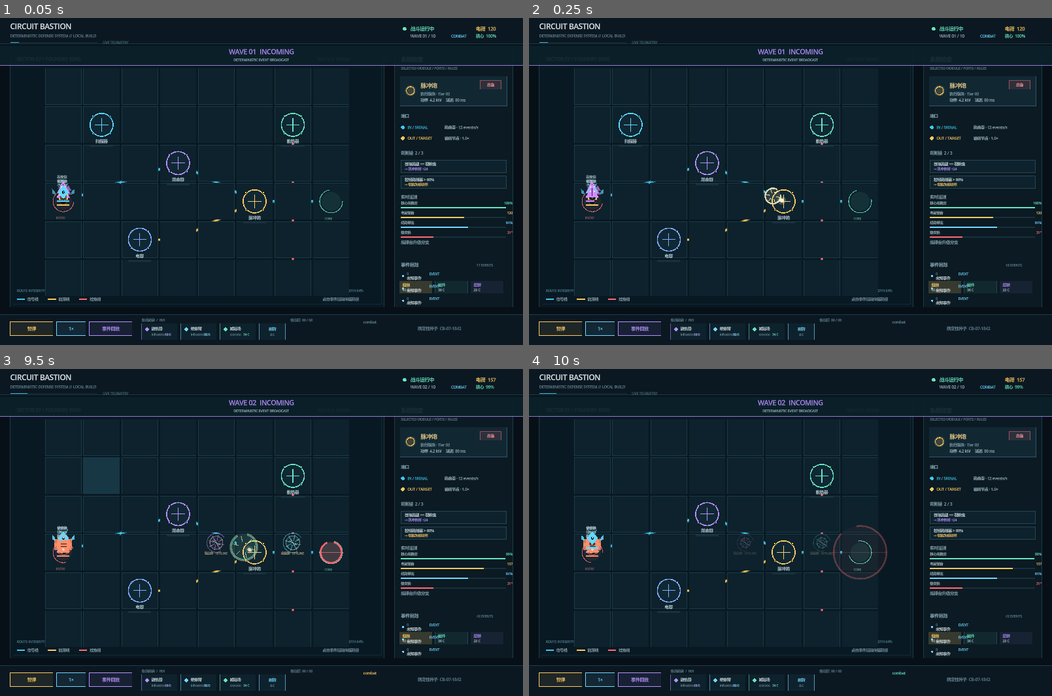
Above: before the commit, frames 1-4 (two rows, left to right).
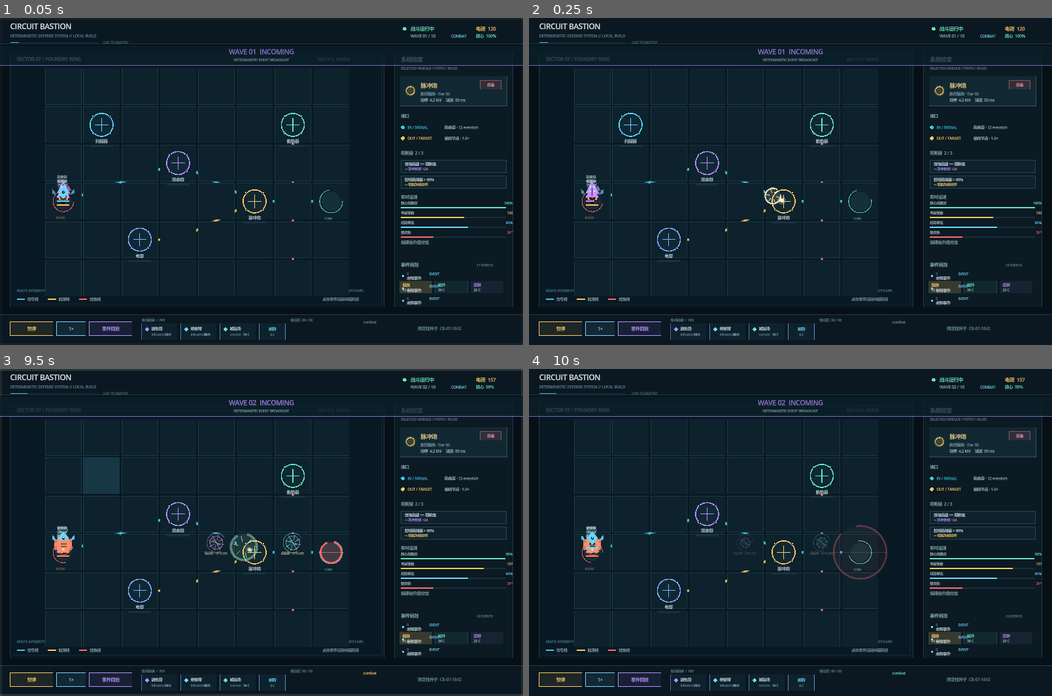
Above: after the commit, the same moments.

Repository: wsw12321/circuit-bastion
Game: Godot game, scene res://scenes/main.tscn
Same seed, same stepped clock (60 frames per second), same inputs: the game is played once before the commit and once after it.
Inputs (mouse positions are in pixels of both pictures, inside the frame that each line leads up to):
- Up to frame 1 (0.05 s): no input
- Up to frame 2 (0.25 s): no input
- Up to frame 3 (9.5 s): tap Enter at 0.5 s; drag from (261, 532) to (313, 460) at 0.52 s; drag from (156, 548) to (235, 597) at 1.27 s; move the mouse to (313, 460) at 2.02 s; tap Delete at 2.1, 5.1, 8.1 s; click (313, 460) at 2.17 s; tap Space at 2.75 s; drag from (235, 597) to (104, 483) at 2.77 s; move the mouse to (418, 581) at 3.52 s; tap R at 3.6, 6.6 s; click (418, 581) at 3.67 s; drag from (104, 483) to (183, 450) at 4.27 s; move the mouse to (287, 532) at 5.02 s; click (287, 532) at 5.17 s; drag from (183, 450) to (156, 548) at 5.77 s; move the mouse to (376, 516) at 6.52 s; click (376, 516) at 6.67 s; drag from (156, 548) to (235, 597) at 7.27 s; move the mouse to (313, 460) at 8.02 s; click (313, 460) at 8.17 s; drag from (235, 597) to (104, 483) at 8.77 s
- Up to frame 4 (10 s): move the mouse to (947, 581) at 9.52 s; tap R at 9.6 s; click (947, 581) at 9.67 s

The runs differ from the first frame. In frame 1, 0.3% of the frame differs, in the area x 0-100%, y 9-15%; in frame 2, 0.3%; in frame 3, 1.2%, in the area x 0-100%, y 0-100%; in frame 4, 0.3%.

Commit message:
feat: add wave rhythm flash and themed result overlay

Diff:
--- a/godot/battle_view.gd
+++ b/godot/battle_view.gd
@@ -1280,8 +1280,17 @@
 			draw_line(core - Vector2(radius, 0), core + Vector2(radius, 0), Color(color, fade * 0.6), 2.0)
 
 func _draw_fx_overlay(size: Vector2) -> void:
+	if screen_feedback_time > 0.0 and not bool(snapshot.get("finished", false)):
+		var feedback_fade := clampf(screen_feedback_strength * (screen_feedback_time / 0.7), 0.0, 1.0)
+		var feedback_color := _effect_color("breach", Color("#ff6b75")) if screen_feedback_strength > 0.7 else _effect_color("hit", Color("#ffca62"))
+		var edge := 4.0 + 5.0 * feedback_fade
+		draw_rect(Rect2(0, 0, size.x, edge), Color(feedback_color, feedback_fade * 0.28), true)
+		draw_rect(Rect2(0, size.y - edge, size.x, edge), Color(feedback_color, feedback_fade * 0.28), true)
+		draw_rect(Rect2(0, 0, edge, size.y), Color(feedback_color, feedback_fade * 0.18), true)
+		draw_rect(Rect2(size.x - edge, 0, edge, size.y), Color(feedback_color, feedback_fade * 0.18), true)
 	if wave_banner_time > 0.0 and not wave_banner_text.is_empty():
-		var fade := clampf(wave_banner_time / 0.34, 0.0, 1.0)
+		var rhythm_alpha := 0.78 + sin(wave_rhythm_phase) * 0.12
+		var fade := clampf(wave_banner_time / 0.34, 0.0, 1.0) * rhythm_alpha
 		var banner := Rect2(Vector2(0, TOP_BAR_HEIGHT + 4.0), Vector2(size.x, 54.0))
 		draw_rect(banner, Color("#0b202a", 0.92 * fade), true)
 		draw_line(banner.position + Vector2(0, banner.size.y), banner.position + Vector2(banner.size.x, banner.size.y), Color(wave_banner_color, 0.8 * fade), 2.0)
@@ -1289,7 +1298,7 @@
 		draw_string(ThemeDB.fallback_font, banner.position + Vector2(0, 43), "DETERMINISTIC EVENT BROADCAST", HORIZONTAL_ALIGNMENT_CENTER, size.x, 9, Color("#9fb8c1", fade))
 	if bool(snapshot.get("finished", false)):
 		var victory_state := bool(snapshot.get("victory", false))
-		var color := Color("#68e3bf") if victory_state else Color("#ff6b75")
+		var color := _effect_color("success", Color("#68e3bf")) if victory_state else _effect_color("breach", Color("#ff6b75"))
 		var fade_result := clampf(0.30 + result_transition_time * 0.18, 0.0, 0.74)
 		draw_rect(Rect2(Vector2.ZERO, size), Color("#071017", fade_result), true)
 		var title := "SYSTEM VICTORY" if victory_state else "CORE BREACHED"
